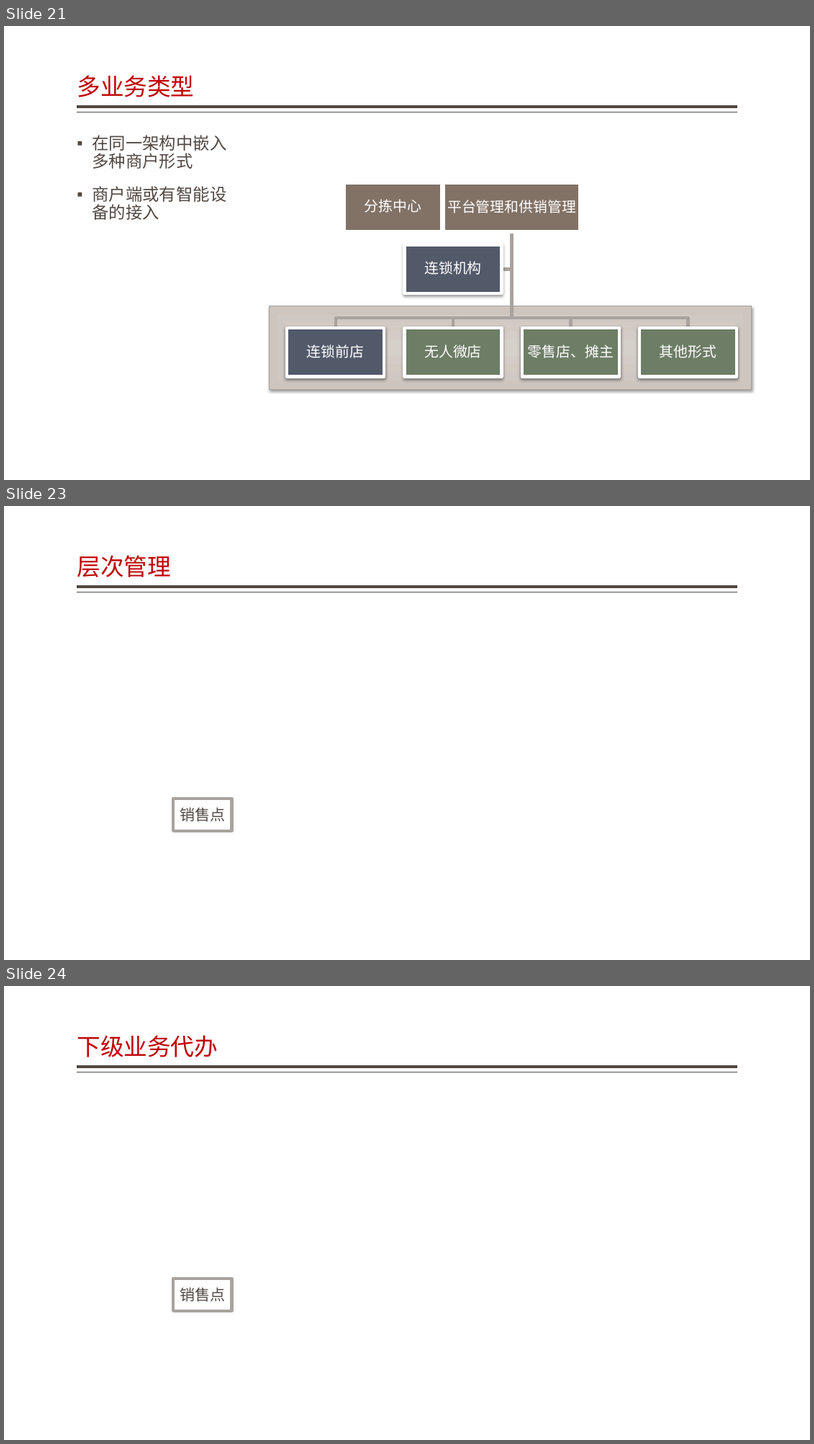
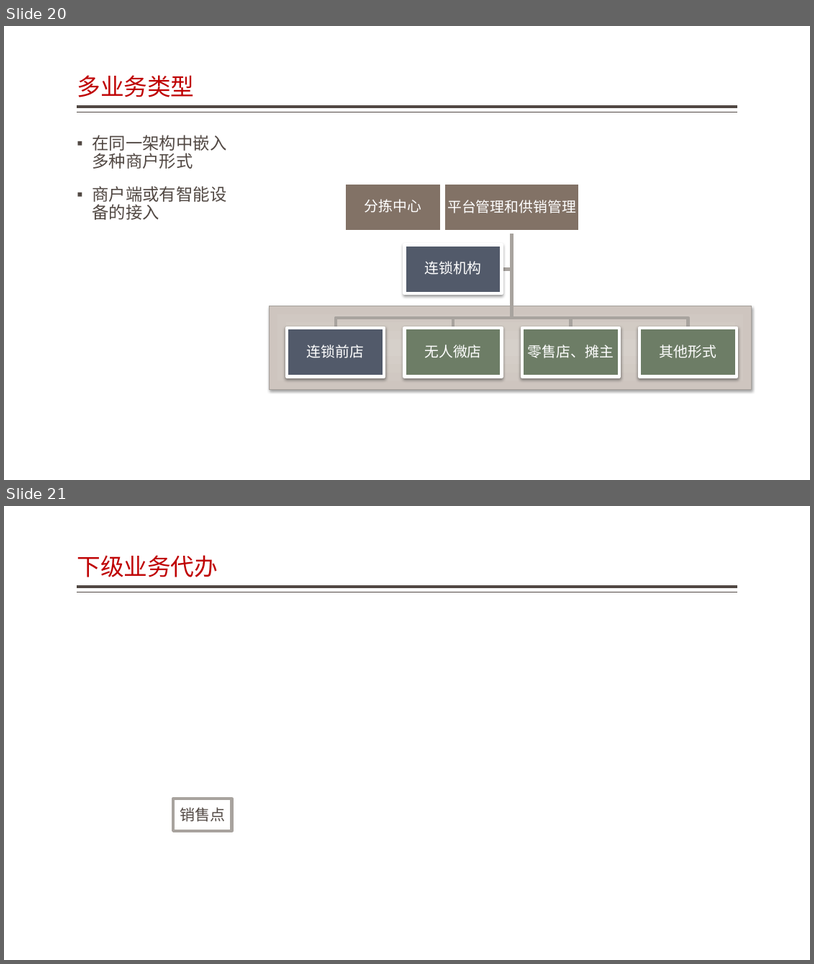
Before and after one commit to jzgi/chainsmart, a slide deck: Docs/品链应用参考设计.pptx. Shown one above the other, each under a label of ours: slides 21, 23 and 24 before the commit, slides 20 and 21 after it; the slides between them are not shown. The pictures are 814x1444 and 814x964 pixels, drawn with LibreOffice and Linux fonts; fonts in the diff are those of the drawing. Boxes give left, top, right and bottom in pixels: in the first picture for what was removed or moved away, otherwise in the second. Text is boxed around its words. In the diff, an @@ line names an element or a change of style, - is before the commit and + after.

```diff
--- a/Docs/品链应用参考设计.pptx
+++ b/Docs/品链应用参考设计.pptx
@@ slide 23 removed at [4, 506, 810, 960], background #FFFFFF; not listed: 2 template elements that a slide beside it also shows @@
@@ title removed at [77, 555, 171, 577] @@
-层次管理
@@ rectangle removed at [173, 798, 232, 830] @@
-销售点
@@ what was slide 21 is now slide 20 @@
@@ what was slide 24 is now slide 21 @@
```
Also in this commit, not shown: 9 slides changed, 2 slides added, 6 other slides removed, 35 other files.
